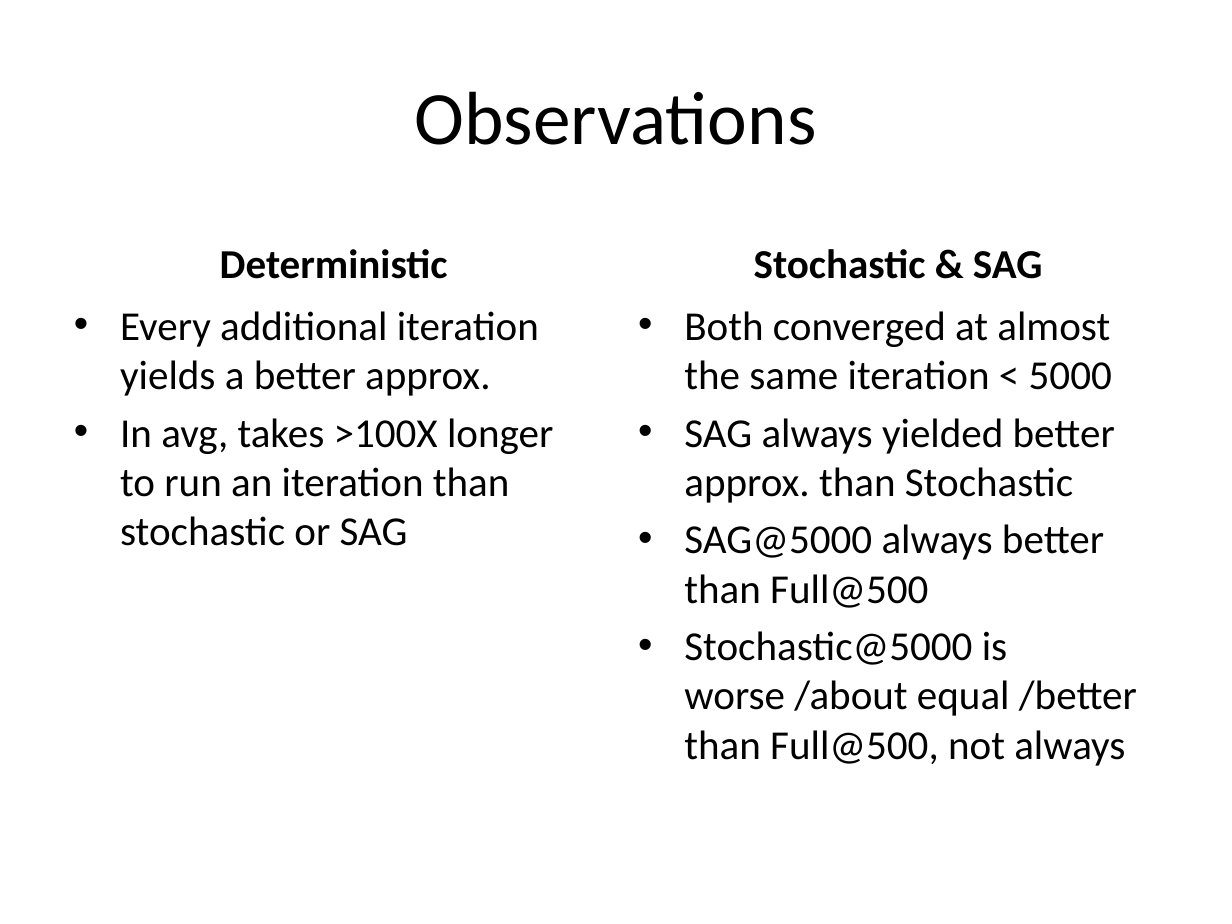
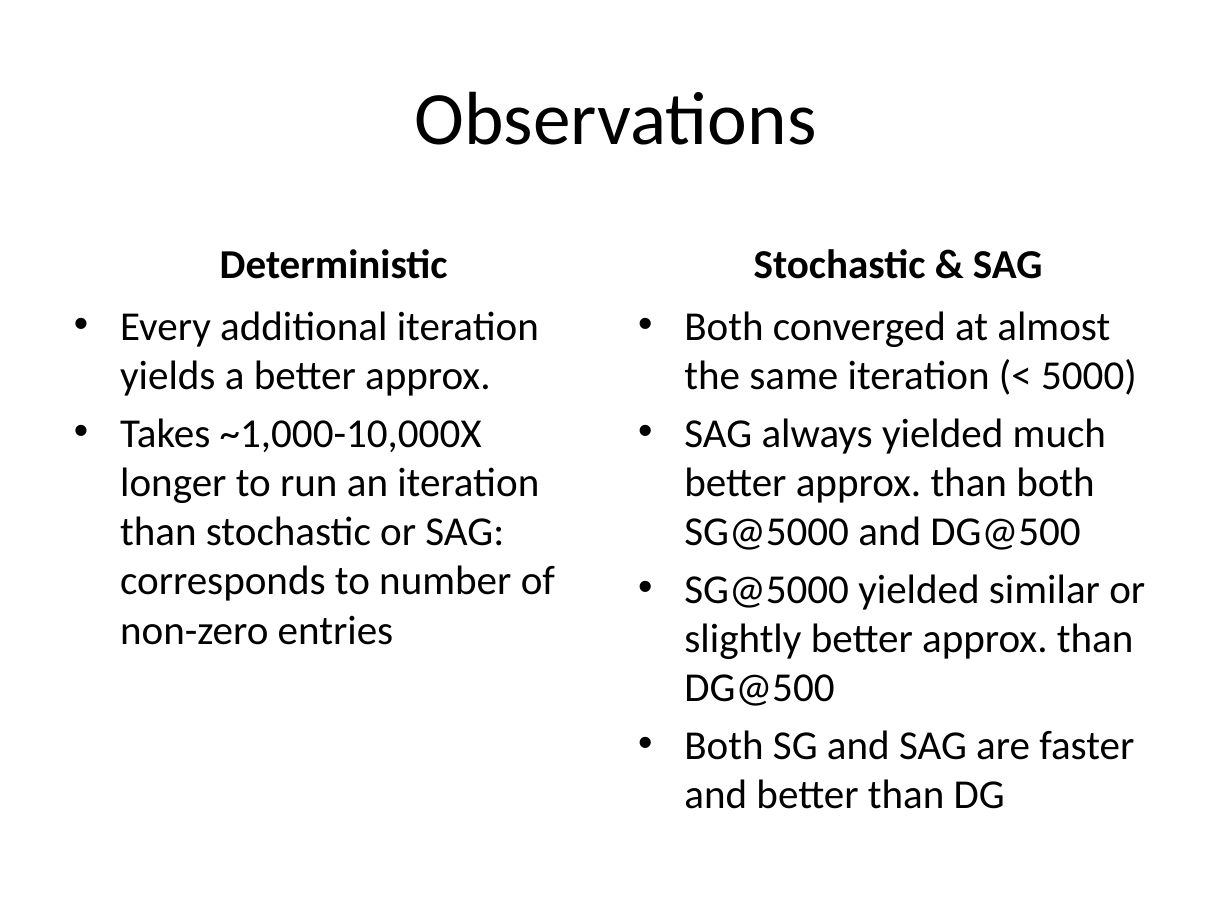
Before and after one commit to jamestklo/MatrixFactorizationMatlab, a slide deck: slide 42 of cs534L-SAGmf.pptx. Drawn at 1232x924 pixels with LibreOffice and Linux fonts; fonts in the diff are those of the drawing. Boxes give left, top, right and bottom in pixels: in the first picture for what was removed or moved away, otherwise in the second. Text is boxed around its words. In the diff, an @@ line names an element or a change of style, - is before the commit and + after.

```diff
--- a/cs534L-SAGmf.pptx
+++ b/cs534L-SAGmf.pptx
@@ text at [684, 311, 1145, 809]: text changed @@
-• Both converged at almost the same iteration < 5000
-• SAG always yielded better approx. than Stochastic
-• SAG@5000 always better than Full@500
-• Stochastic@5000 is worse /about equal /better than Full@500, not always
+• Both converged at almost the same iteration (< 5000)
+• SAG always yielded much better approx. than both SG@5000 and DG@500
+• SG@5000 yielded similar or slightly better approx. than DG@500
+• Both SG and SAG are faster and better than DG
@@ text at [120, 418, 555, 645]: text changed @@
-• In avg, takes >100X longer to run an iteration than stochastic or SAG
+• Takes ~1,000-10,000X longer to run an iteration than stochastic or SAG: corresponds to number of non-zero entries
```
Also in this commit, not shown: 2 other slides changed, 1 slide added, 1 other file.
